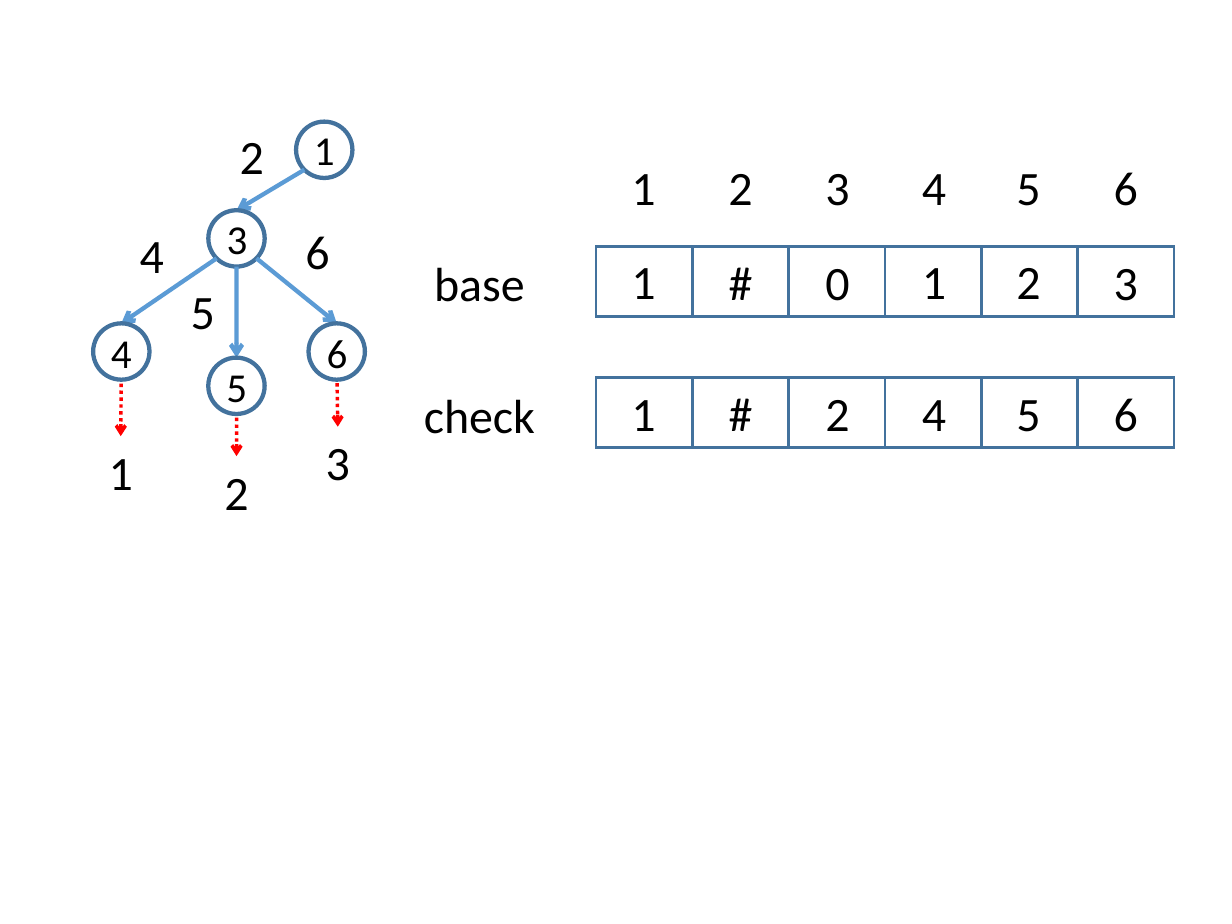
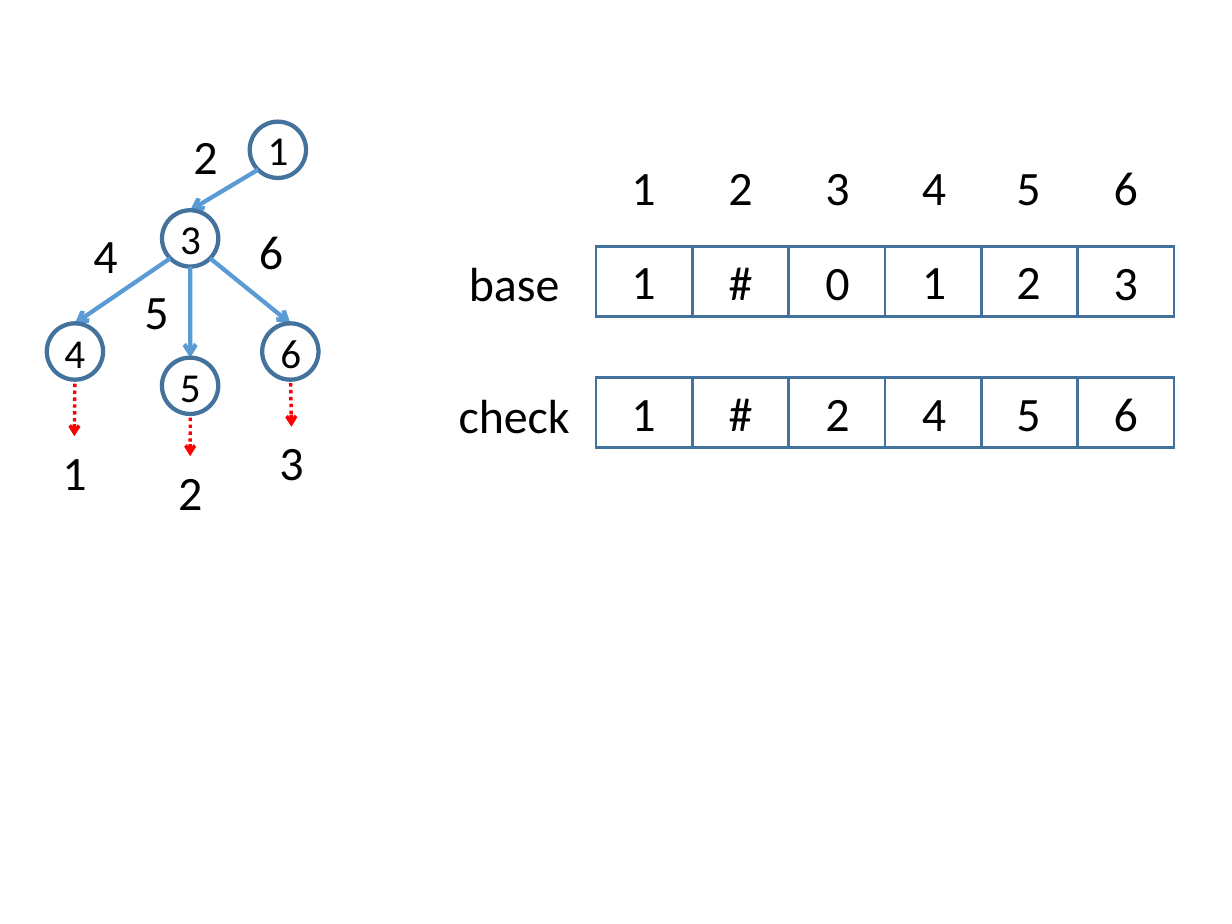
Before and after one commit to hshindo/DoubleArrayTrie.jl, a slide deck: slide 2 of figures.pptx. Drawn at 1232x924 pixels with LibreOffice and Linux fonts; fonts in the diff are those of the drawing. Boxes give left, top, right and bottom in pixels: in the first picture for what was removed or moved away, otherwise in the second. Text is boxed around its words. In the diff, an @@ line names an element or a change of style, - is before the commit and + after.

```diff
--- a/figures.pptx
+++ b/figures.pptx
@@ text "base" moved from (x1=434, y1=267, x2=525, y2=302) to (x1=469, y1=267, x2=560, y2=302) @@
@@ 12 texts, 7 arrows, 5 ellipses moved together from (x1=94, y1=122, x2=365, y2=510) to (x1=47, y1=122, x2=319, y2=510) @@
@@ text "check" moved from (x1=424, y1=399, x2=535, y2=434) to (x1=459, y1=399, x2=570, y2=434) @@
```
Also in this commit, not shown: 1 other file.
